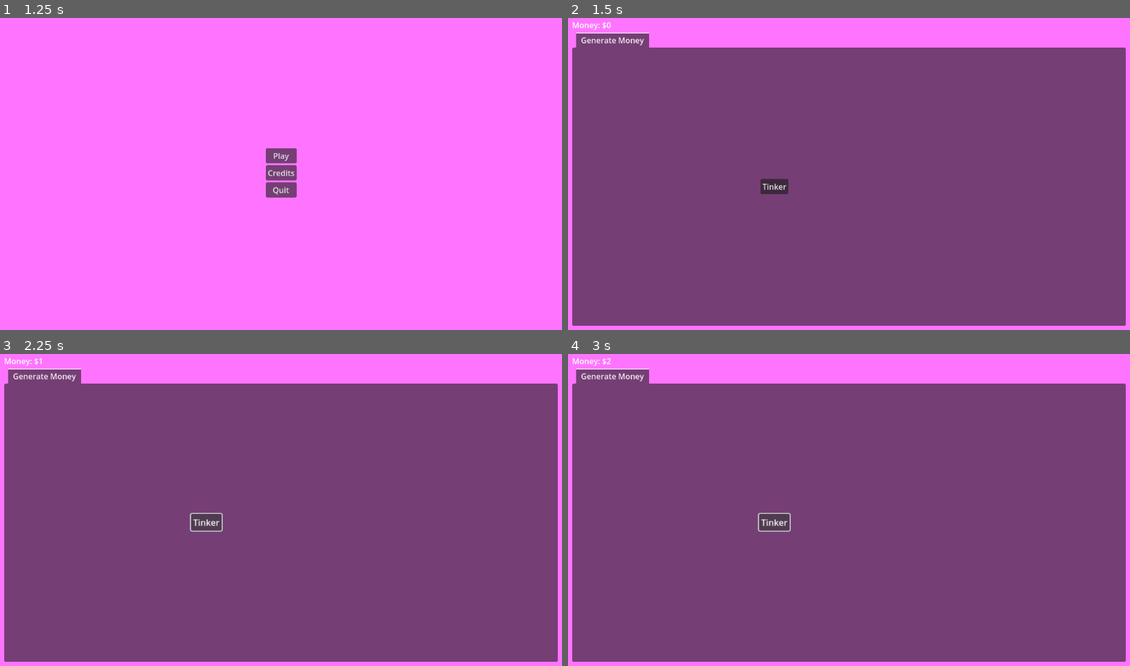
Above: before the commit, frames 1-4 (two rows, left to right).
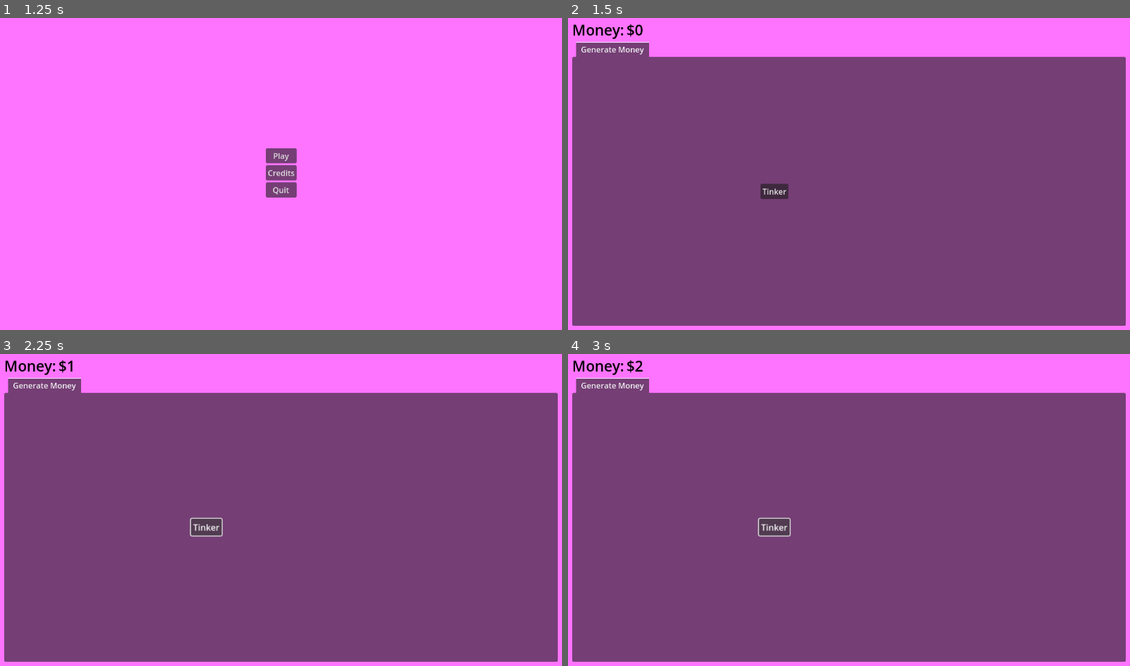
Above: after the commit, the same moments.

Repository: Habidakus/mad-idle-scientist
Game: Godot game, scene res://Scenes/main.tscn
Same seed, same stepped clock (60 frames per second), same inputs: the game is played once before the commit and once after it.
Inputs (mouse positions are in pixels of both pictures, inside the frame that each line leads up to):
- Up to frame 1 (1.25 s): tap Enter at 0.5 s; move the mouse to (404, 155) at 0.52 s; click (404, 155) at 0.67 s
- Up to frame 2 (1.5 s): click "Play" at 1.25 s
- Up to frame 3 (2.25 s): click "Tinker" at 2 s
- Up to frame 4 (3 s): click "Tinker" at 2.75 s

Frame 1 is identical in both runs. In frame 2, 3.7% of the frame differs, in the area x 0-100%, y 1-59%; in frame 3, 3.8%; in frame 4, 3.8%.

Commit message:
Added money per second mechanisms

Diff:
--- a/Scenes/game_state.tscn
+++ b/Scenes/game_state.tscn
@@ -33,15 +33,31 @@
 
 [node name="MoneyAttr" type="Label" parent="MarginContainer/VBoxContainer/GlobalStats"]
 layout_mode = 2
+theme_override_colors/font_color = Color(0, 0, 0, 1)
+theme_override_font_sizes/font_size = 30
 text = "Money:"
 
 [node name="MoneyValue" type="Label" parent="MarginContainer/VBoxContainer/GlobalStats"]
 layout_mode = 2
+theme_override_colors/font_color = Color(0, 0, 0, 1)
+theme_override_font_sizes/font_size = 30
 text = "$0"
 
 [node name="Spacer_postMoney" type="Control" parent="MarginContainer/VBoxContainer/GlobalStats"]
 layout_mode = 2
 size_flags_horizontal = 3
+
+[node name="OpposumAttr" type="Label" parent="MarginContainer/VBoxContainer/GlobalStats"]
+layout_mode = 2
+theme_override_colors/font_color = Color(0, 0, 0, 1)
+theme_override_font_sizes/font_size = 30
+text = "Opposum Income:"
+
+[node name="OpposumValue" type="Label" parent="MarginContainer/VBoxContainer/GlobalStats"]
+layout_mode = 2
+theme_override_colors/font_color = Color(0, 0, 0, 1)
+theme_override_font_sizes/font_size = 30
+text = "$0"
 
 [node name="TabContainer" type="TabContainer" parent="MarginContainer/VBoxContainer"]
 layout_mode = 2
@@ -93,5 +109,59 @@
 [node name="ControlDecorator" type="Node" parent="MarginContainer/VBoxContainer/TabContainer/Generate Money/HBoxContainer/CenterContainer/MarginContainer/UnlockButton"]
 script = ExtResource("2_f1jsb")
 
+[node name="MarginContainer" type="MarginContainer" parent="MarginContainer/VBoxContainer/TabContainer/Generate Money"]
+layout_mode = 1
+anchors_preset = 7
+anchor_left = 0.5
+anchor_top = 1.0
+anchor_right = 0.5
+anchor_bottom = 1.0
+offset_left = -83.5
+offset_top = -72.0
+offset_right = 83.5
+grow_horizontal = 2
+grow_vertical = 0
+theme = ExtResource("3_yf0vc")
+
+[node name="AugmentButton" type="Button" parent="MarginContainer/VBoxContainer/TabContainer/Generate Money/MarginContainer"]
+visible = false
+layout_mode = 2
+text = "Augment"
+
+[node name="ControlDecorator" type="Node" parent="MarginContainer/VBoxContainer/TabContainer/Generate Money/MarginContainer/AugmentButton"]
+script = ExtResource("2_f1jsb")
+
+[node name="AugmentETA" type="Label" parent="MarginContainer/VBoxContainer/TabContainer/Generate Money/MarginContainer"]
+layout_mode = 2
+text = "100%"
+horizontal_alignment = 1
+
+[node name="MarginContainer2" type="MarginContainer" parent="MarginContainer/VBoxContainer/TabContainer/Generate Money"]
+layout_mode = 1
+anchors_preset = 2
+anchor_top = 1.0
+anchor_bottom = 1.0
+offset_top = -101.0
+offset_right = 359.0
+grow_vertical = 0
+theme = ExtResource("3_yf0vc")
+
+[node name="WorkshopsButton" type="Button" parent="MarginContainer/VBoxContainer/TabContainer/Generate Money/MarginContainer2"]
+layout_mode = 2
+text = "Damn my eyes - I should have workshops!
+Dozens and Dozens of workshops!
+Positively humming with activity!"
+autowrap_mode = 2
+
+[node name="ControlDecorator" type="Node" parent="MarginContainer/VBoxContainer/TabContainer/Generate Money/MarginContainer2/WorkshopsButton"]
+script = ExtResource("2_f1jsb")
+
+[node name="Workshops" type="Control" parent="MarginContainer/VBoxContainer/TabContainer"]
+visible = false
+layout_mode = 2
+metadata/_tab_index = 1
+
 [connection signal="pressed" from="MarginContainer/VBoxContainer/TabContainer/Generate Money/HBoxContainer/Button" to="." method="_on_button_pressed"]
 [connection signal="pressed" from="MarginContainer/VBoxContainer/TabContainer/Generate Money/HBoxContainer/CenterContainer/MarginContainer/UnlockButton" to="." method="_on_unlock_button_pressed"]
+[connection signal="pressed" from="MarginContainer/VBoxContainer/TabContainer/Generate Money/MarginContainer/AugmentButton" to="." method="_on_augment_button_pressed"]
+[connection signal="pressed" from="MarginContainer/VBoxContainer/TabContainer/Generate Money/MarginContainer2/WorkshopsButton" to="." method="_on_workshops_button_pressed"]
--- a/Scripts/StateMachine/StateMachineState_Game.gd
+++ b/Scripts/StateMachine/StateMachineState_Game.gd
@@ -1,9 +1,17 @@
 extends StateMachineState
 
+var click_count : int = 0 : set = set_click_count
 var money : int = 0 : set = set_money
 var money_label : Label = null
 var main_button : Button = null
 var unlock_button : Button = null
+var augment_button : Button = null
+var workshops_button : Button = null
+var augment_eta : Label = null
+var oppossum_attr : Label = null
+var oppossum_value : Label = null
+var workshop_tab : Control = null
+var tab_container : TabContainer = null
 var main_button_stage : int = 0
 var main_button_stages = {
 	0: ["Tinker", 0, 1, "Put away your tinkering!\nBecome a coder."],
@@ -14,35 +22,146 @@
 	5: ["Scheme", 100000, 100, "(((should not see this)))"],
 }
 
+var workshop_unlock_amount : int = 3500
+
+var augment_remainder : float = 0
+var augment_amount : float = 0
+var augment_stage_multiplier : float = 1.5
+var augment_button_stage : int = 0
+var augment_button_unlock_fraction : float = 0
+var augment_button_stages = {
+	0: [50, 0, 1.5, "Odds Fish, I could train oppossums to do this!"],
+	1: [100, 250, 0.4, "I need more oppossums!"],
+	2: [200, 500, 0.3, "Onward, my marsupials!"],
+	3: [400, 1000, 0.2, "Type with your tails if need be!"],
+}
+
+func find_label(label_name : String) -> Label:
+	var label = find_child(label_name) as Label
+	assert(label != null, "%s could not find label child %s" % [name, label_name])
+	return label
+func find_button(button_name : String) -> Button:
+	var button = find_child(button_name) as Button
+	assert(button != null, "%s could not find button child %s" % [name, button_name])
+	return button
+func find_control(control_name : String) -> Control:
+	var control = find_child(control_name) as Control
+	assert(control != null, "%s could not find control child %s" % [name, control_name])
+	return control
+func find_tab_container(tc_name : String) -> TabContainer:
+	var tc = find_child(tc_name) as TabContainer
+	assert(tc != null, "%s could not find tab container child %s" % [name, tc_name])
+	return tc
+
 func _ready() -> void:
 	money = 0
 
-	money_label = find_child("MoneyValue") as Label
-	assert(money_label != null)
+	tab_container = find_tab_container("TabContainer");
 
-	main_button = find_child("Button") as Button
-	assert(main_button != null)
+	money_label = find_label("MoneyValue")
+
+	main_button = find_button("Button")
 	main_button.text = main_button_stages[main_button_stage][0]
 
-	unlock_button = find_child("UnlockButton") as Button
-	assert(unlock_button != null)
+	unlock_button = find_button("UnlockButton")
 	unlock_button.hide()
 
-func _process(_delta: float) -> void:
-	pass
+	augment_button = find_button("AugmentButton")
+	augment_button.hide()
+	augment_eta = find_label("AugmentETA")
+	augment_eta.hide()
+
+	oppossum_attr = find_label("OpposumAttr")
+	oppossum_attr.hide()
+	oppossum_value = find_label("OpposumValue")
+	oppossum_value.hide()
+
+	workshop_tab = find_control("Workshops");
+	var idx = tab_container.get_tab_idx_from_control(workshop_tab)
+	tab_container.set_tab_hidden(idx, true)
+
+	workshops_button = find_button("WorkshopsButton");
+	workshops_button.hide()
+
+func _process(delta: float) -> void:
+	update_augment_button_fraction(delta, 1)
+	if augment_amount > 0:
+		augment_remainder += delta * augment_amount * main_button_stages[main_button_stage][2]
+		oppossum_value.text = "$%.2f/sec" % (augment_amount * main_button_stages[main_button_stage][2])
+		if augment_remainder >= 1.0:
+			money += (int)(augment_remainder)
+			augment_remainder -= floor(augment_remainder)
+
+func update_augment_button_fraction(amount: float, index: int) -> void:
+	if amount == 0:
+		return
+	if augment_button_stage >= augment_button_stages.size():
+		return
+	if augment_button.visible:
+		return
+	var fractionizer : float = augment_button_stages[augment_button_stage][index]
+	if fractionizer == 0:
+		return
+
+	augment_button_unlock_fraction += amount / fractionizer
+
+	var percent : float = augment_button_unlock_fraction * 100.0
+	#var temp = "%.1f%% stage=%d" % [percent, augment_button_stage]
+
+	if augment_button_unlock_fraction >= 1.0:
+		augment_button.text = augment_button_stages[augment_button_stage][3]
+		augment_button.show()
+		augment_eta.hide()
+	elif augment_button_unlock_fraction >= augment_button_stages[augment_button_stage][2]:
+		if augment_eta.visible == false:
+			augment_eta.show()
+		var a : float = (augment_button_unlock_fraction - augment_button_stages[augment_button_stage][2]) / (1.0 - augment_button_stages[augment_button_stage][2])
+		if a > 1:
+			a = 1;
+		augment_eta.modulate.a = a
+		augment_eta.text = "%.1f%%" % percent;
 
 func set_money(new_value : int) -> void:
 	money = new_value
+	if money > 0:
+		money_label.text = "${0}".format([money])
 	if main_button_stage + 1 < main_button_stages.size():
 		if money >= main_button_stages[main_button_stage + 1][1]:
 			unlock_button.text = main_button_stages[main_button_stage][3]
 			unlock_button.show()
+	if money >= workshop_unlock_amount && workshops_button.visible == false:
+		var idx = tab_container.get_tab_idx_from_control(workshop_tab)
+		if tab_container.is_tab_hidden(idx):
+			workshops_button.show()
+
+func set_click_count(new_value : int) -> void:
+	click_count = new_value
+	update_augment_button_fraction(1.0, 0)
 
 func _on_button_pressed() -> void:
+	click_count += 1
 	money += main_button_stages[main_button_stage][2]
-	money_label.text = "${0}".format([money])
 
 func _on_unlock_button_pressed() -> void:
+	click_count += 1
 	unlock_button.hide()
 	main_button_stage += 1
 	main_button.text = main_button_stages[main_button_stage][0]
+
+func _on_augment_button_pressed() -> void:
+	click_count += 1
+	augment_button_unlock_fraction = 0
+	augment_button_stage += 1
+	augment_button.hide()
+	if augment_amount == 0:
+		oppossum_attr.show();
+		oppossum_value.show();
+		augment_amount = 1.0
+	else:
+		augment_amount *= augment_stage_multiplier
+
+func _on_workshops_button_pressed() -> void:
+	click_count += 1
+	workshops_button.hide()
+	var idx = tab_container.get_tab_idx_from_control(workshop_tab)
+	tab_container.set_tab_hidden(idx, false);
